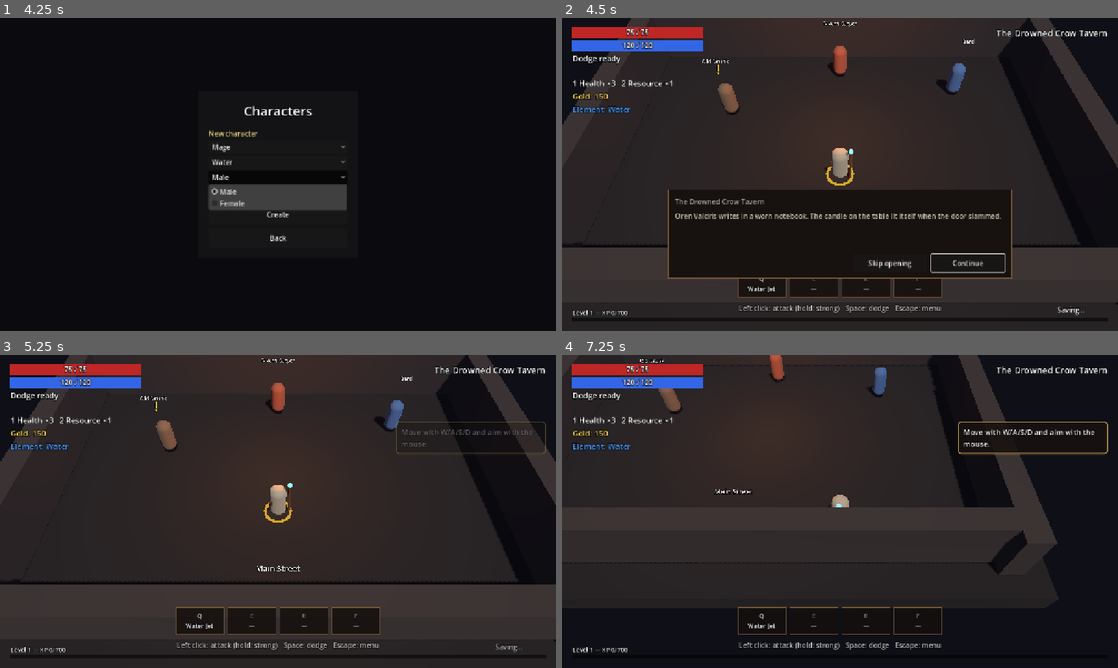
Above: before the commit, frames 1-4 (two rows, left to right).
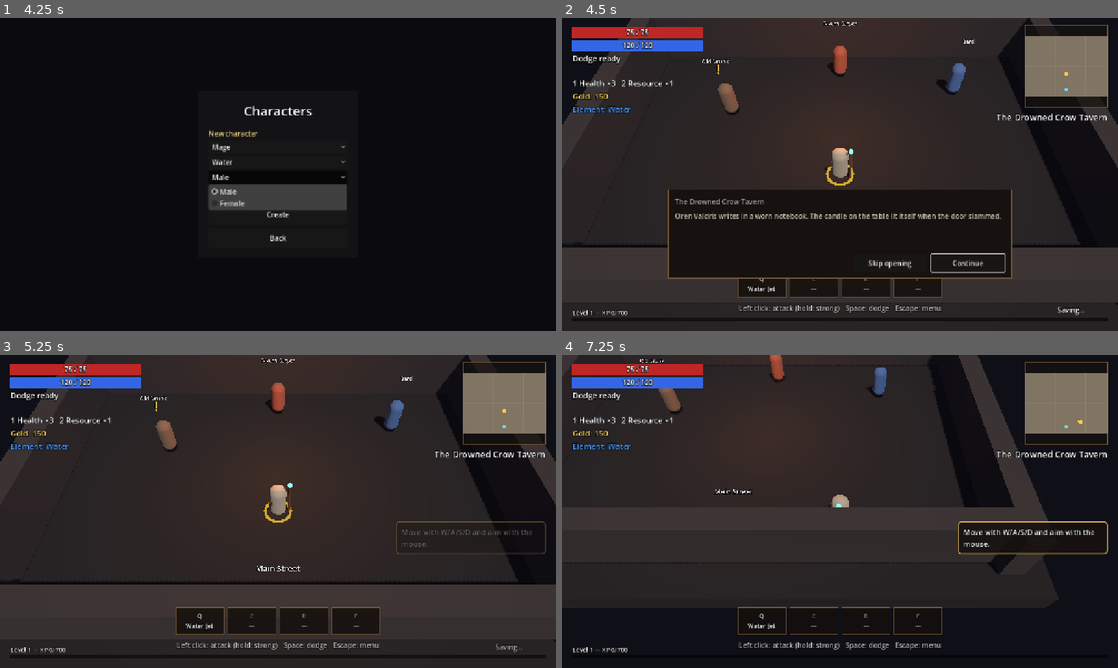
Above: after the commit, the same moments.

Repository: binascohub/southern-mercenaries
Game: Godot game, scene res://game/main/main.tscn
The game is run twice, just before and just after one commit, with the same random seed, the same clock (stepped at 60 frames per second) and the same inputs.
Inputs (mouse positions are in pixels of both pictures, inside the frame that each line leads up to):
- Up to frame 1 (4.25 s): click "English" at 0.5 s; click "New campaign" at 1.25 s; click "Mage" at 2 s; click "Water" at 2.75 s; click "Male" at 3.5 s
- Up to frame 2 (4.5 s): click "Create" at 4.25 s
- Up to frame 3 (5.25 s): click "Skip opening" at 5 s
- Up to frame 4 (7.25 s): tap Enter at 5.75 s; move the mouse to (962, 495) at 5.77 s; press the mouse at (962, 495) at 5.78 s; hold D (move_right) 5.78-6.53 s; move the mouse to (728, 527) at 6.52 s; release the mouse at (728, 527) at 6.53 s; hold S (move_down) from 6.53 s (still down); tap C (block) at 6.6 s; click (728, 527) at 6.67 s

Frame 1 is identical in both runs. In frame 2, 3.6% of the frame differs, in the area x 78-99%, y 2-33%; in frame 3, 4.0%; in frame 4, 5.8%, in the area x 71-99%, y 2-64%.

Commit message:
Phase 7: the map that reveals itself as the group explores (minimap with fog, saved per area)
Co-Authored-By: Claude Opus 5.5 <noreply@anthropic.com>
Claude-Session: https://claude.ai/code/session_01MWiCKsBtrMFkhtUwdNioUQ

Diff:
--- a/data/tips.json
+++ b/data/tips.json
@@ -165,6 +165,14 @@
       "actions": [
         "attack"
       ]
+    },
+    "tip_map": {
+      "key": "TIP_MAP",
+      "event": "map_area",
+      "priority": 42,
+      "actions": [
+        "map"
+      ]
     }
   }
 }
--- /dev/null
+++ b/game/levels/explore_map.gd
@@ -0,0 +1,106 @@
+# Southern Mercenaries — GPL-3.0-or-later
+class_name ExploreMap
+extends RefCounted
+## Mapa que se revela (09-interface.md, seções 3 e 8; 03-2-areas.md): a área é
+## uma grade de células de CELL metros; cada célula vira "vista" quando um
+## herói passa a até REVEAL_RADIUS dela. Uma máscara por área, do grupo
+## (decidido: a exploração de um revela para todos), guardada na campanha em
+## base64. Sem nós: o nível e o minimapa usam estas funções.
+
+const CELL := 2.0
+const REVEAL_RADIUS := 12.0
+
+
+## Retângulo da área (x, z) que cobre todas as salas, com 1 m de folga.
+static func bounds(area: Dictionary) -> Rect2:
+	var rect := Rect2()
+	var first := true
+	for room: Dictionary in area.get("rooms", []):
+		var r := Rect2(room.center[0] - room.size[0] / 2.0, room.center[1] - room.size[1] / 2.0, room.size[0], room.size[1])
+		rect = r if first else rect.merge(r)
+		first = false
+	return rect.grow(1.0)
+
+
+static func grid_size(area: Dictionary) -> Vector2i:
+	var b := bounds(area)
+	return Vector2i(ceili(b.size.x / CELL), ceili(b.size.y / CELL))
+
+
+## Máscara vazia (nada visto): um byte por célula.
+static func empty(area: Dictionary) -> PackedByteArray:
+	var size := grid_size(area)
+	var mask := PackedByteArray()
+	mask.resize(size.x * size.y)
+	mask.fill(0)
+	return mask
+
+
+## Células que ficam dentro de alguma sala (o chão que o minimapa desenha).
+static func floor_cells(area: Dictionary) -> PackedByteArray:
+	var b := bounds(area)
+	var size := grid_size(area)
+	var cells := empty(area)
+	for y in size.y:
+		for x in size.x:
+			var center := b.position + Vector2(x + 0.5, y + 0.5) * CELL
+			for room: Dictionary in area.get("rooms", []):
+				var r := Rect2(room.center[0] - room.size[0] / 2.0, room.center[1] - room.size[1] / 2.0, room.size[0], room.size[1])
+				if r.grow(0.5).has_point(center):
+					cells[y * size.x + x] = 1
+					break
+	return cells
+
+
+## Revela em volta de `at` (x, z); devolve os índices das células que eram névoa.
+static func reveal(mask: PackedByteArray, area: Dictionary, at: Vector2, radius := REVEAL_RADIUS) -> PackedInt32Array:
+	var b := bounds(area)
+	var size := grid_size(area)
+	var found := PackedInt32Array()
+	if mask.size() != size.x * size.y:
+		return found
+	var local := (at - b.position) / CELL
+	var r := radius / CELL
+	for y in range(maxi(floori(local.y - r), 0), mini(ceili(local.y + r), size.y)):
+		for x in range(maxi(floori(local.x - r), 0), mini(ceili(local.x + r), size.x)):
+			var index := y * size.x + x
+			if mask[index] == 0 and Vector2(x + 0.5, y + 0.5).distance_to(local) <= r:
+				mask[index] = 1
+				found.append(index)
+	return found
+
+
+## Já viu este ponto (x, z)?
+static func is_seen(mask: PackedByteArray, area: Dictionary, at: Vector2) -> bool:
+	var b := bounds(area)
+	var size := grid_size(area)
+	var cell := Vector2i(((at - b.position) / CELL).floor())
+	if cell.x < 0 or cell.y < 0 or cell.x >= size.x or cell.y >= size.y or mask.size() != size.x * size.y:
+		return false
+	return mask[cell.y * size.x + cell.x] != 0
+
+
+## Fração do chão já vista (0 a 1).
+static func explored_fraction(mask: PackedByteArray, area: Dictionary) -> float:
+	var ground := floor_cells(area)
+	var total := 0
+	var seen := 0
+	for i in ground.size():
+		if ground[i] != 0:
+			total += 1
+			if i < mask.size() and mask[i] != 0:
+				seen += 1
+	return float(seen) / total if total > 0 else 0.0
+
+
+static func encode(mask: PackedByteArray) -> String:
+	return Marshalls.raw_to_base64(mask.compress(FileAccess.COMPRESSION_DEFLATE)) + ":%d" % mask.size()
+
+
+## Lê a máscara salva; se não bater com a área (mudou nos dados), começa vazia.
+static func decode(text: String, area: Dictionary) -> PackedByteArray:
+	var size := grid_size(area)
+	if text == "" or not text.contains(":") or int(text.get_slice(":", 1)) != size.x * size.y:
+		return empty(area)
+	var mask := Marshalls.base64_to_raw(text.get_slice(":", 0)).decompress(size.x * size.y, FileAccess.COMPRESSION_DEFLATE)
+	return mask if mask.size() == size.x * size.y else empty(area)
--- a/game/levels/prototype_arena.gd
+++ b/game/levels/prototype_arena.gd
@@ -113,6 +113,9 @@
 var _zones: Array[Dictionary] = []
 ## Poças tóxicas e avisos de golpe no chão (Fase 7).
 var hazards: Hazards
+## Mapa que se revela (servidor): máscara da área atual e o próximo passo.
+var _explored := PackedByteArray()
+var _explore_timer := 0.0
 ## Saída em grupo: contagem do host em andamento (id da saída) e em que partida.
 var _exit_countdown := ""
 ## Nós da área atual (paredes, chão, luzes, objetos), trocados a cada viagem.
@@ -235,6 +238,9 @@
 			and not _forge_menu.visible and not _opening_menu.visible:
 		pause_menu.open(not NetworkManager.is_online())
 		get_viewport().set_input_as_handled()
+	elif event.is_action_pressed(&"map") and not Session.ui_open:
+		hud.minimap.toggle_large()
+		get_viewport().set_input_as_handled()
 	elif result == Result.VICTORY and arena.get("replayable", false) and event.is_action_pressed(&"attack"):
 		if multiplayer.is_server():
 			_restart_area()
@@ -256,6 +262,9 @@
 		_update_zones(delta)
 		_update_training()
 	hud.set_boss(_awake_boss())
+	_update_minimap_marks()
+	if multiplayer.is_server():
+		_update_explored(delta)
 	if local_player and is_instance_valid(local_player):
 		hud.set_training(training if in_training(local_player.global_position) else {})
 		var near := prop_near(local_player)
@@ -551,6 +560,7 @@
 func _on_peer_joined(peer_id: int) -> void:
 	_load_area.rpc_id(peer_id, area_id, "")
 	town.sync(peer_id)
+	_set_explored.rpc_id(peer_id, area_id, ExploreMap.encode(_explored))
 	_add_dynamic_props(peer_id)
 	var held: Player = _held.get(NetworkManager.client_id_of(peer_id))
 	if is_instance_valid(held):
@@ -609,6 +619,7 @@
 	_build_area()
 	_build_props()
 	hazards.build_static(arena)
+	hud.minimap.set_area(arena, ExploreMap.empty(arena))
 	hud.set_replayable(arena.get("replayable", false), String(arena.get("victory_key", "HUD_VICTORY")))
 	hud.set_progress(cleared, total_encounters)
 	hud.set_area(tr(arena.get("name_key", "")))
@@ -675,6 +686,51 @@
 			"yaw": angle + PI})
 		enemy.wake(1.0 + GameData.balance.health_per_extra_player * extra,
 			1.0 + GameData.balance.damage_per_extra_player * extra)
+
+
+# --- Mapa que se revela (09-interface.md, seção 8) ----------------------------
+
+## Servidor: cada herói de pé revela em volta; o que é novo vai para todos e
+## para a campanha (máscara única do grupo).
+func _update_explored(delta: float) -> void:
+	_explore_timer -= delta
+	if _explore_timer > 0.0 or arena.get("town", false) or _explored.is_empty():
+		return
+	_explore_timer = 0.25
+	var found := PackedInt32Array()
+	for p: Player in get_tree().get_nodes_in_group(&"players"):
+		if p.alive and p.connected:
+			found.append_array(ExploreMap.reveal(_explored, arena, Vector2(p.global_position.x, p.global_position.z)))
+	if found.is_empty():
+		return
+	var explored: Dictionary = _campaign.get("explored", {})
+	explored[area_id] = ExploreMap.encode(_explored)
+	_campaign.explored = explored
+	_reveal_cells.rpc(area_id, found)
+
+
+@rpc("authority", "call_local", "reliable")
+func _set_explored(id: String, encoded: String) -> void:
+	if id == area_id:
+		hud.minimap.set_area(arena, ExploreMap.decode(encoded, arena))
+
+
+@rpc("authority", "call_local", "reliable")
+func _reveal_cells(id: String, cells: PackedInt32Array) -> void:
+	if id == area_id:
+		hud.minimap.reveal(cells)
+
+
+## Marcas do minimapa (todos os PCs): heróis, saídas e lugares de missão.
+func _update_minimap_marks() -> void:
+	var heroes: Array[Dictionary] = []
+	for p: Player in get_tree().get_nodes_in_group(&"players"):
+		heroes.append({"position": Vector2(p.global_position.x, p.global_position.z), "local": p == local_player})
+	var marks: Array[Dictionary] = []
+	for prop: Dictionary in _props:
+		if prop.kind in ["exit", "quest_spot"]:
+			marks.append({"position": Vector2(prop.position[0], prop.position[1]), "kind": "exit" if prop.kind == "exit" else "quest"})
+	hud.minimap.set_markers(heroes, marks)
 
 
 ## Chefe acordado na área (para a barra do chefe em todos os PCs).
@@ -793,6 +849,8 @@
 			done += 1
 	_broadcast(done, Result.VICTORY if _is_won(done) else Result.NONE)
 	_reach_checkpoint(str(_campaign.get("checkpoint", "start")))
+	_explored = ExploreMap.decode(String(_campaign.get("explored", {}).get(area_id, "")), arena)
+	_set_explored.rpc(area_id, ExploreMap.encode(_explored))
 
 
 ## Passou por um checkpoint (autosave, 11-saves.md, seção 4): vira o último
--- a/game/ui/hud.gd
+++ b/game/ui/hud.gd
@@ -48,6 +48,8 @@
 var _potions: Label
 var _toasts: VBoxContainer
 var _saving: Label
+## Minimapa com névoa (09-interface.md, seção 3); `map` amplia.
+var minimap: Minimap
 ## Barra do chefe (09-interface.md): nome, fase e vida, no alto, enquanto ele luta.
 var _boss_box: VBoxContainer
 var _boss_name: Label
@@ -371,10 +373,11 @@
 	var info_box := VBoxContainer.new()
 	info_box.set_anchors_preset(Control.PRESET_TOP_RIGHT)
 	# Cresce para a esquerda: nomes longos (área, missão) não saem da tela.
+	# Fica embaixo do minimapa (09-interface.md, seção 3).
 	info_box.grow_horizontal = Control.GROW_DIRECTION_BEGIN
 	info_box.offset_left = -260
 	info_box.offset_right = -24
-	info_box.offset_top = 20
+	info_box.offset_top = 16 + Minimap.SMALL.y + 8
 	info_box.custom_minimum_size = Vector2(236, 0)
 	root.add_child(info_box)
 	_progress_label = _label(20)
@@ -470,6 +473,9 @@
 	_toasts.mouse_filter = Control.MOUSE_FILTER_IGNORE
 	root.add_child(_toasts)
 
+	minimap = Minimap.new()
+	root.add_child(minimap)
+
 	_boss_box = VBoxContainer.new()
 	_boss_box.set_anchors_preset(Control.PRESET_CENTER_TOP)
 	_boss_box.grow_horizontal = Control.GROW_DIRECTION_BOTH
@@ -498,8 +504,8 @@
 	_tip.grow_horizontal = Control.GROW_DIRECTION_BEGIN
 	_tip.grow_vertical = Control.GROW_DIRECTION_BOTH
 	_tip.offset_right = -24
-	_tip.offset_top = -170
-	_tip.offset_bottom = -170
+	_tip.offset_top = 60
+	_tip.offset_bottom = 60
 	_tip.mouse_filter = Control.MOUSE_FILTER_IGNORE
 	var tip_style := StyleBoxFlat.new()
 	tip_style.bg_color = Color(0.09, 0.07, 0.06, 0.88)
--- /dev/null
+++ b/game/ui/minimap.gd
@@ -0,0 +1,120 @@
+# Southern Mercenaries — GPL-3.0-or-later
+class_name Minimap
+extends Control
+## Minimapa (09-interface.md, seção 3): a área atual vista de cima, com névoa
+## sobre o que ainda não foi explorado; o herói deste PC (dourado), os aliados
+## (azul), as saídas e os lugares de missão já vistos. Nas cidades não há névoa.
+## A ação `map` alterna para o mapa grande, no meio da tela. Desenhado com
+## _draw() (sem câmera extra), redesenhado poucas vezes por segundo.
+
+const SMALL := Vector2(190, 190)
+const LARGE := Vector2(560, 560)
+const FLOOR_COLOR := Color(0.55, 0.5, 0.42, 0.9)
+const FOG_COLOR := Color(0.05, 0.05, 0.07, 0.75)
+const REDRAW := 0.2
+
+var large := false
+var _area: Dictionary = {}
+var _mask := PackedByteArray()
+var _ground := PackedByteArray()
+var _bounds := Rect2()
+var _grid := Vector2i.ZERO
+var _town := false
+## {position: Vector2 (x, z), local: bool}
+var _heroes: Array[Dictionary] = []
+## Marcas: {position: Vector2, kind: "exit" | "quest"}
+var _marks: Array[Dictionary] = []
+var _timer := 0.0
+
+
+func _ready() -> void:
+	mouse_filter = Control.MOUSE_FILTER_IGNORE
+	_apply_size()
+
+
+func set_area(area: Dictionary, mask: PackedByteArray) -> void:
+	_area = area
+	_town = area.get("town", false)
+	_bounds = ExploreMap.bounds(area)
+	_grid = ExploreMap.grid_size(area)
+	_ground = ExploreMap.floor_cells(area)
+	_mask = mask
+	queue_redraw()
+
+
+func reveal(cells: PackedInt32Array) -> void:
+	for index in cells:
+		if index >= 0 and index < _mask.size():
+			_mask[index] = 1
+	queue_redraw()
+
+
+func is_seen(at: Vector2) -> bool:
+	return _town or ExploreMap.is_seen(_mask, _area, at)
+
+
+func set_markers(heroes: Array[Dictionary], marks: Array[Dictionary]) -> void:
+	_heroes = heroes
+	_marks = marks
+
+
+func toggle_large() -> void:
+	large = not large
+	_apply_size()
+
+
+func _apply_size() -> void:
+	var size_ := LARGE if large else SMALL
+	if large:
+		set_anchors_preset(Control.PRESET_CENTER)
+		offset_left = -size_.x / 2.0
+		offset_right = size_.x / 2.0
+		offset_top = -size_.y / 2.0
+		offset_bottom = size_.y / 2.0
+	else:
+		set_anchors_preset(Control.PRESET_TOP_RIGHT)
+		offset_left = -size_.x - 24
+		offset_right = -24
+		offset_top = 16
+		offset_bottom = 16 + size_.y
+	queue_redraw()
+
+
+func _process(delta: float) -> void:
+	_timer -= delta
+	if _timer <= 0.0:
+		_timer = REDRAW
+		queue_redraw()
+
+
+## Ponto do mundo (x, z) dentro do retângulo do mapa (mantém a proporção).
+func _to_map(at: Vector2) -> Vector2:
+	var box := size
+	var scale_ := minf(box.x / maxf(_bounds.size.x, 1.0), box.y / maxf(_bounds.size.y, 1.0))
+	var offset := (box - _bounds.size * scale_) / 2.0
+	return offset + (at - _bounds.position) * scale_
+
+
+func _draw() -> void:
+	draw_rect(Rect2(Vector2.ZERO, size), Color(0.08, 0.07, 0.06, 0.7))
+	draw_rect(Rect2(Vector2.ZERO, size), Color(0.45, 0.33, 0.2), false, 2.0)
+	if _area.is_empty():
+		return
+	var cell := _to_map(_bounds.position + Vector2.ONE * ExploreMap.CELL) - _to_map(_bounds.position)
+	for y in _grid.y:
+		for x in _grid.x:
+			var index := y * _grid.x + x
+			if index >= _ground.size() or _ground[index] == 0:
+				continue
+			var at := _to_map(_bounds.position + Vector2(x, y) * ExploreMap.CELL)
+			var seen := _town or (index < _mask.size() and _mask[index] != 0)
+			draw_rect(Rect2(at, cell + Vector2(0.5, 0.5)), FLOOR_COLOR if seen else FOG_COLOR)
+	for mark in _marks:
+		if not is_seen(mark.position):
+			continue
+		var p := _to_map(mark.position)
+		var color := Color(0.4, 0.85, 1.0) if mark.kind == "exit" else Color(1.0, 0.85, 0.3)
+		draw_rect(Rect2(p - Vector2(3, 3), Vector2(6, 6)), color)
+	for hero in _heroes:
+		var p := _to_map(hero.position)
+		draw_circle(p, 5.0 if hero.local else 4.0, Color(1.0, 0.8, 0.25) if hero.local else Color(0.35, 0.6, 1.0))
--- a/tests/rpg_tests.gd
+++ b/tests/rpg_tests.gd
@@ -41,6 +41,7 @@
 	_test_refine()
 	_test_opening()
 	_test_sewers()
+	_test_explore_map()
 	_test_tips()
 	_test_names()
 	_clean(TEST_ROOT)
@@ -845,6 +846,27 @@
 			"%s tem barris e caixotes" % area_id)
 
 
+func _test_explore_map() -> void:
+	var area: Dictionary = GameData.arenas.sewers_01_drains
+	var mask := ExploreMap.empty(area)
+	var size := ExploreMap.grid_size(area)
+	_check(mask.size() == size.x * size.y and mask.count(1) == 0, "mapa começa todo em névoa")
+	var found := ExploreMap.reveal(mask, area, Vector2(0, 3))
+	_check(found.size() > 0 and ExploreMap.is_seen(mask, area, Vector2(0, 3)) and ExploreMap.is_seen(mask, area, Vector2(0, -6)),
+		"revela em volta do herói (%d células)" % found.size())
+	_check(not ExploreMap.is_seen(mask, area, Vector2(0, -63)), "o fundo da área continua em névoa")
+	_check(ExploreMap.reveal(mask, area, Vector2(0, 3)).is_empty(), "o que já foi visto não conta de novo")
+	var fraction := ExploreMap.explored_fraction(mask, area)
+	_check(fraction > 0.05 and fraction < 0.6, "fração explorada no começo: %.2f" % fraction)
+	var copy := ExploreMap.decode(ExploreMap.encode(mask), area)
+	_check(copy == mask, "máscara volta igual do save")
+	_check(ExploreMap.decode("", area) == ExploreMap.empty(area) and ExploreMap.decode("lixo:3", area).count(1) == 0, "save sem máscara (ou de outra área) começa em névoa")
+	for spot in [Vector2(0, -14), Vector2(0, -30), Vector2(0, -46), Vector2(-6, -58), Vector2(6, -58), Vector2(-6, -68),
+			Vector2(6, -68), Vector2(16, -30), Vector2(27, -30)]:
+		ExploreMap.reveal(mask, area, spot)
+	_check(ExploreMap.explored_fraction(mask, area) > 0.95, "andando pela área toda, quase tudo aparece (%.2f)" % ExploreMap.explored_fraction(mask, area))
+
+
 func _test_tips() -> void:
 	var c := CharacterData.create("knight", "male", "Tip")
 	_check(c.data.tutorial_seen == [], "personagem novo sem dicas vistas")
--- a/tests/smoke_arena.gd
+++ b/tests/smoke_arena.gd
@@ -533,8 +533,21 @@
 		check.call(_arena.area_id == id and not get_tree().get_nodes_in_group(&"enemies").is_empty(), "%s carrega com monstros" % id)
 		check.call("%s:start" % id in _arena._campaign.checkpoints_reached, "%s: checkpoint na entrada" % id)
 		check.call(_arena.result == 0, "%s: sem vitória ao chegar" % id)
+	# Mapa que se revela: só em volta de quem andou; fica na campanha e volta igual.
+	_arena.travel("sewers_01_drains", "start")
+	await _wait_frames(20)
+	check.call(_arena.hud.minimap.is_seen(Vector2(0, 3)) and not _arena.hud.minimap.is_seen(Vector2(0, -63)), "minimapa: começo visto, fundo em névoa")
+	player.teleport_to(Vector3(0, 0, -63))
+	await _wait_frames(20)
+	check.call(_arena.hud.minimap.is_seen(Vector2(0, -63)), "andar revela o fundo da área")
+	_arena.travel("sewers_02_canals", "start")
+	_arena.travel("sewers_01_drains", "start")
+	await _wait_frames(2)
+	check.call(_arena.hud.minimap.is_seen(Vector2(0, -63)) and _arena._campaign.explored.has("sewers_01_drains"), "o que foi visto continua visto ao voltar")
+	_arena.hud.minimap.toggle_large()
+	check.call(_arena.hud.minimap.large, "mapa grande")
+	_arena.hud.minimap.toggle_large()
 	# Área 1: poça de lodo fere quem está dentro.
-	_arena.travel("sewers_01_drains", "start")
 	player.teleport_to(Vector3(0, 0, -43))
 	player.health = player.max_health
 	await _wait_frames(45)
Not shown, changed: locale/en.po
Not shown, changed: locale/es.po
Not shown, changed: locale/messages.pot
Not shown, changed: locale/pt_BR.po
Not shown, changed: CHANGELOG.md
